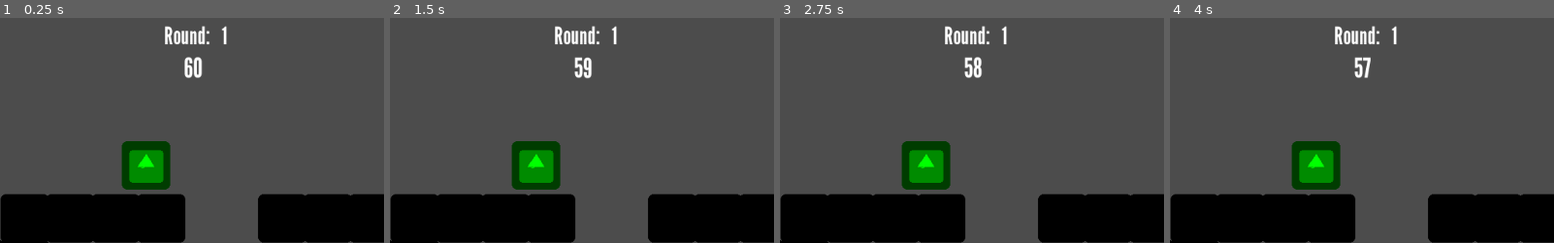
Above: before the commit, frames 1-4 (left to right).
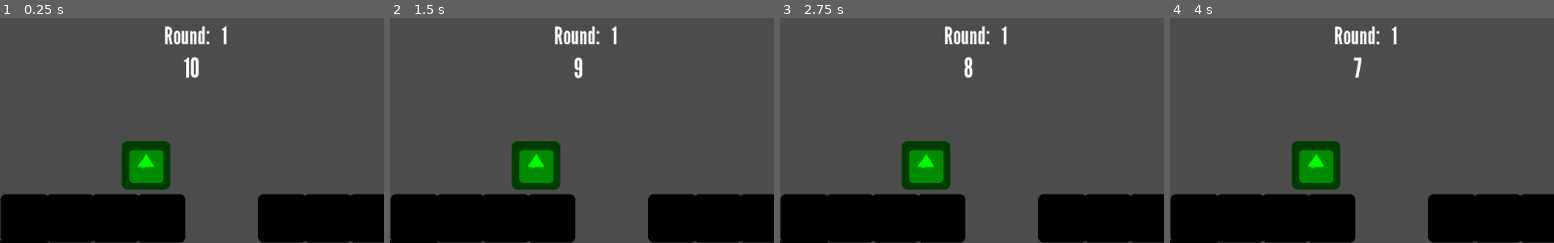
Above: after the commit, the same moments.

Repository: TKlintworth/CryptidJam2019
Game: Godot game, scene res://Level.tscn
Same seed, same stepped clock (60 frames per second), same inputs: the game is played once before the commit and once after it. The engine's default icon, where the game draws it, is replaced by a stand-in: a white triangle on a blue panel in a dark square.
Inputs:
- Up to frame 1 (0.25 s): no input
- Up to frame 2 (1.5 s): tap Enter at 0.5 s
- Up to frame 3 (2.75 s): tap Space at 2 s
- Up to frame 4 (4 s): tap Enter at 2.75 s; tap Space at 3.5 s
The pictures show only the part of the screen within x 24-74%, y 0-50%; the shares and areas given below are measured in that part.

The runs differ from the first frame. In frame 1, 0.3% of the frame differs, in the area x 47-53%, y 17-27%; in frame 2, 0.3%; in frame 3, 0.3%; in frame 4, 0.3%.

Commit message:
fix bug where player score UI didn't reset on new round

Diff:
--- a/GameManager.gd
+++ b/GameManager.gd
@@ -4,7 +4,7 @@
 var current_scene = null
 # 3 minutes per round
 # 5 rounds
-export var secondsInRound = 60
+export var secondsInRound = 10
 export var rounds = 5
 
 #Start at round 1
@@ -36,6 +36,8 @@
 	PlayerVariables.controlPoints = []
 	PlayerVariables.player1Points = 0
 	PlayerVariables.player2Points = 0
+	current_scene.get_node("GUI/Player1Score").reset()
+	current_scene.get_node("GUI/Player2Score").reset()
 	#Send players back to their spawns
 	current_scene.get_node("Player1").position = current_scene.get_node("Player1Spawn").position
 	current_scene.get_node("Player2").position = current_scene.get_node("Player2Spawn").position
